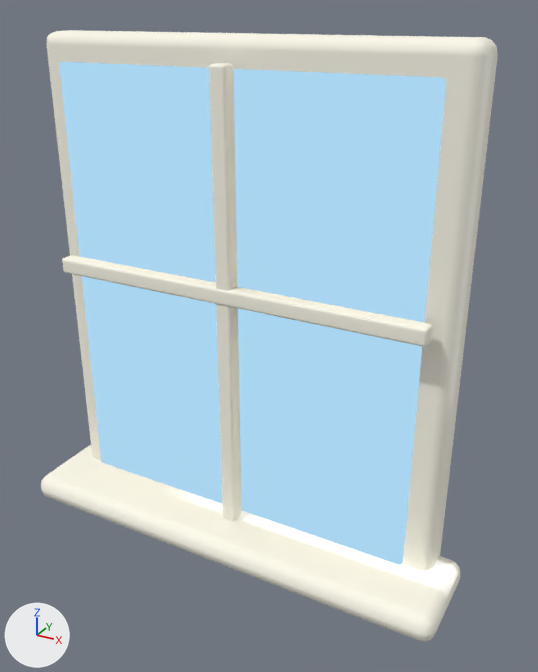
One commit to the glTF model assets/3d/native/bathroomBathWindow.glb: the scene before it, then after it.
Rendered twice from a 50 mm camera at (1.19, -2.01, 1.77) aimed at (0.12, -0.07, 0.79). Every picture has the same lights, and +X, +Y and +Z are marked at lower left. The older version comes first. Where no turn or scale is listed for an object, it has been applied to the vertices. Vertices at exactly the same position are counted once.

The first picture shows 'Sill', 'Window crossbar', 'Window frame', 'Window glass', 'Window muntin'.
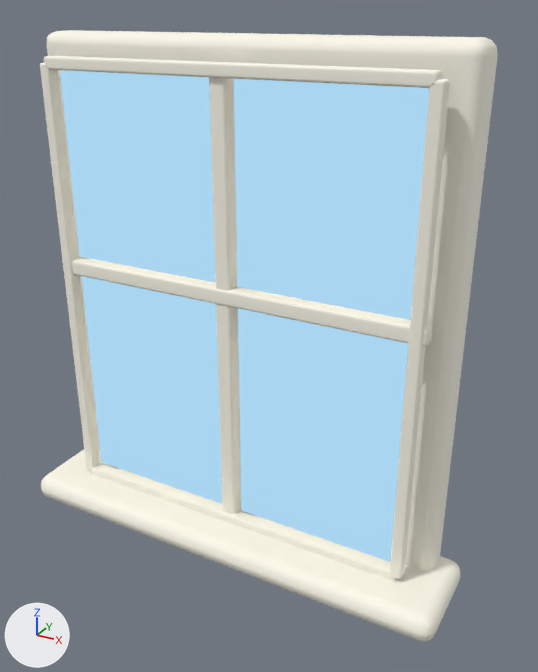
Diff of the bpy script that builds the scene:
```diff
--- a/assets/3d/native/bathroomBathWindow.glb.py
+++ b/assets/3d/native/bathroomBathWindow.glb.py
@@ me_cube_005 @@
 me_cube_005.from_pydata(...)  # 96 vertices, 188 faces; spans x -0.81..0.81, y -0.17..0.17, z -0.05..0.05
 # used by ob_sill; location = (0.0, -0.12, 0.03)
+# me_cube_005 part 1: texture (UV) coordinates of 188 of 188 faces, centred in x -0.81..0.81, y -0.17..0.17, z -0.05..0.05, changed; they spanned u 0.01..0.89, v 0.01..0.97 and now span u 0.01..0.84, v 0.45..0.88
 me_cube_005.materials.append(mat_window_area_cream)
@@ me_cube_466 @@
+me_cube_466.from_pydata(...)  # 96 vertices, 188 faces; spans x -0.02..0.02, y -0.02..0.02, z -0.76..0.76
+me_cube_466.materials.append(mat_window_area_cream)
@@ me_cube_465 @@
+me_cube_465.from_pydata(...)  # 96 vertices, 188 faces; spans x -0.02..0.02, y -0.02..0.02, z -0.76..0.76
+me_cube_465.materials.append(mat_window_area_cream)
@@ me_cube_468 @@
+me_cube_468.from_pydata(...)  # 96 vertices, 188 faces; spans x -0.635..0.635, y -0.022..0.022, z -0.02..0.02
+me_cube_468.materials.append(mat_window_area_cream)
@@ me_cube_467 @@
+me_cube_467.from_pydata(...)  # 96 vertices, 188 faces; spans x -0.635..0.635, y -0.022..0.022, z -0.02..0.02
+me_cube_467.materials.append(mat_window_area_cream)
@@ ob_opening_sash_upright_001 @@
+ob_opening_sash_upright_001 = bpy.data.objects.new('Opening sash upright.001', me_cube_466)
+ob_opening_sash_upright_001.location = (0.635, -0.143, 0.85)
@@ ob_opening_sash_upright @@
+ob_opening_sash_upright = bpy.data.objects.new('Opening sash upright', me_cube_465)
+ob_opening_sash_upright.location = (-0.635, -0.143, 0.85)
@@ ob_opening_sash_rail_001 @@
+ob_opening_sash_rail_001 = bpy.data.objects.new('Opening sash rail.001', me_cube_468)
+ob_opening_sash_rail_001.location = (0.0, -0.143, 1.61)
@@ ob_opening_sash_rail @@
+ob_opening_sash_rail = bpy.data.objects.new('Opening sash rail', me_cube_467)
+ob_opening_sash_rail.location = (0.0, -0.143, 0.09)
```

Changed parts and their boxes (x1, y1, x2, y2) in the pictures (538 x 672 px):
'Opening sash upright.001', added: after (390, 79, 450, 579)
'Opening sash rail.001', added: after (44, 56, 442, 88)
'Opening sash upright', added: after (40, 63, 100, 470)
'Opening sash rail', added: after (91, 463, 396, 581)
part 1 of me_cube_005, surface changed: (82, 449, 460, 599) in both
